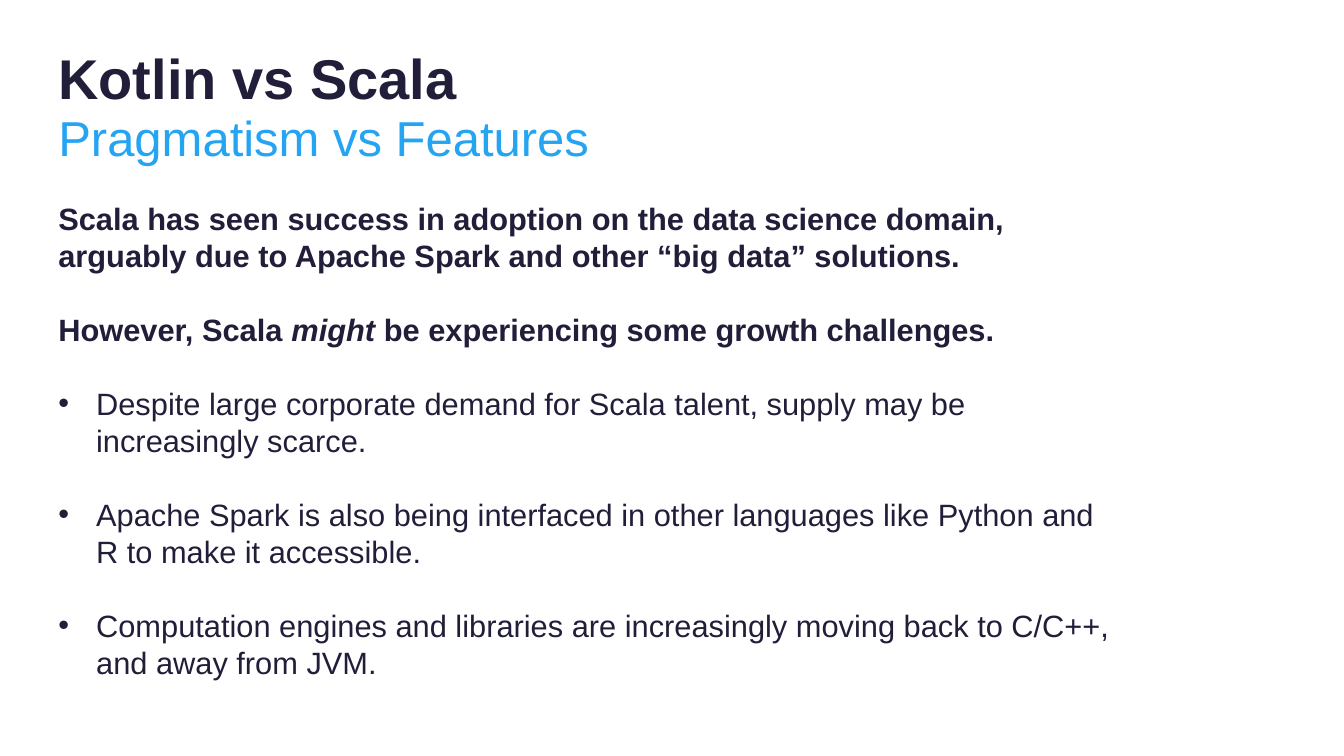
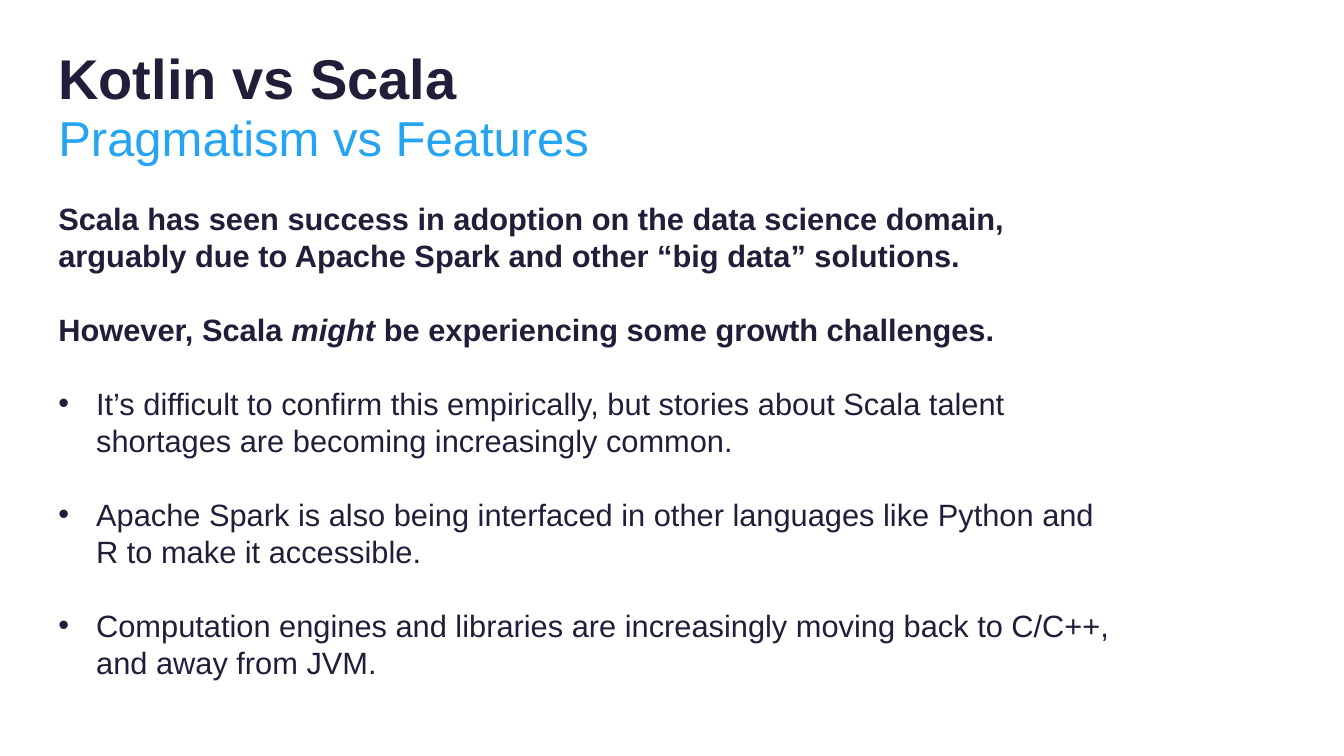
Before and after one commit to thomasnield/kotlinconf-datascience-talk, a slide deck: slide 24 of kotlin_for_data_science.pptx. Drawn at 1344x756 pixels with LibreOffice and Linux fonts; fonts in the diff are those of the drawing; background and template pictures are left out. Boxes give left, top, right and bottom in pixels: in the first picture for what was removed or moved away, otherwise in the second. Text is boxed around its words. In the diff, an @@ line names an element or a change of style, - is before the commit and + after.

Commit message:
tweaks

```diff
--- a/kotlin_for_data_science.pptx
+++ b/kotlin_for_data_science.pptx
@@ text at <box>96,392,1004,458</box>: text changed @@
-• Despite large corporate demand for Scala talent, supply may be increasingly scarce.
+• It’s difficult to confirm this empirically, but stories about Scala talent shortages are becoming increasingly common.
```
Also in this commit, not shown: 1 other slide changed.
